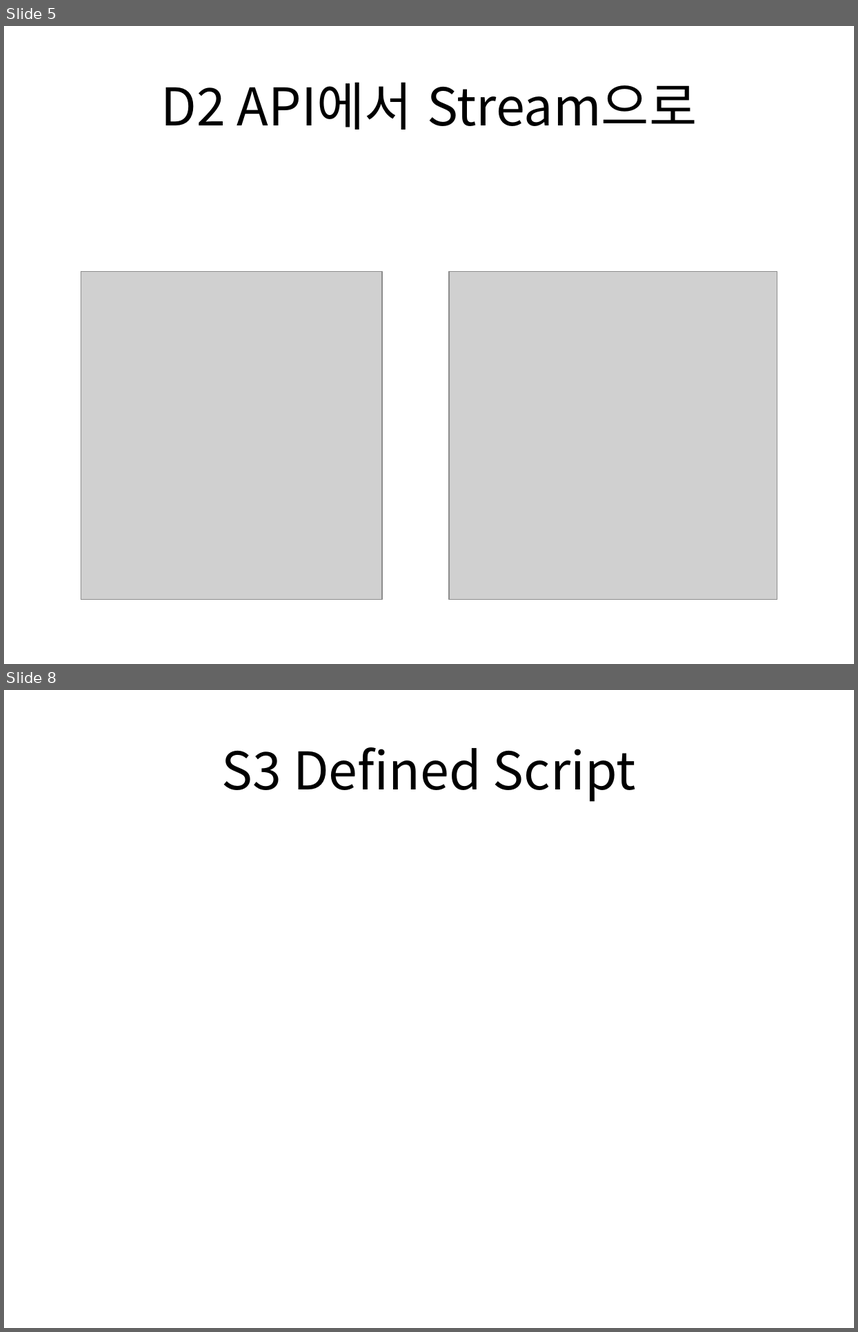
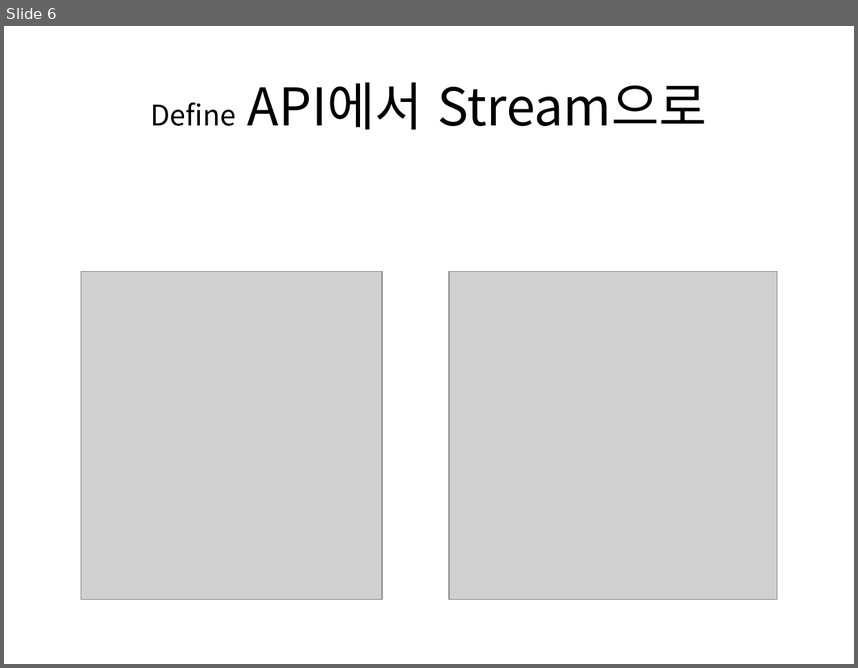
Before and after one commit to bleujin/external, a slide deck: resource/docs/first.pptx. Shown one above the other, each under a label of ours: slides 5 and 8 before the commit, slide 6 after it; the slides between them are not shown. The pictures are 858x1332 and 858x668 pixels, drawn with LibreOffice and Linux fonts; fonts in the diff are those of the drawing; grey boxes stand for pictures. Boxes give left, top, right and bottom in pixels: in the first picture for what was removed or moved away, otherwise in the second. Text is boxed around its words. In the diff, an @@ line names an element or a change of style, - is before the commit and + after.

```diff
--- a/resource/docs/first.pptx
+++ b/resource/docs/first.pptx
@@ slide 8 removed at [4,690,854,1328], background #FFFFFF @@
@@ title removed at [222,747,636,802] @@
-S3 Defined Script
@@ what was slide 5 is now slide 6 @@
@@ slide 6 changed as well @@
@@ title at [151,82,707,129]: text changed @@
-D2 API에서 Stream으로
+Define API에서 Stream으로
```
Also in this commit, not shown: 3 other slides changed, 5 slides added, 3 other slides removed, 4 other files.
